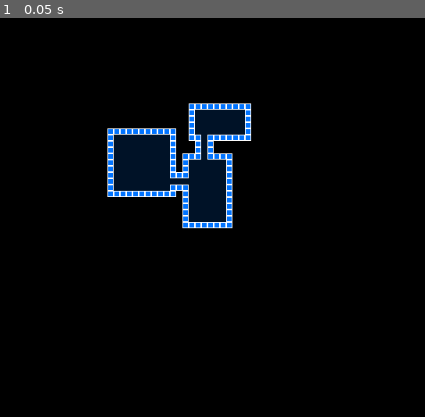
Above: before the commit, frame 1.
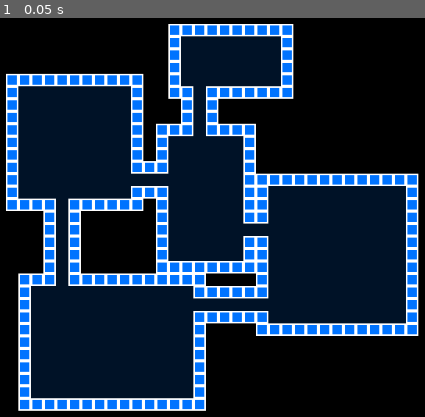
Above: after the commit, the same moment.

Repository: ollelogdahl/godotjam
Game: Godot game, scene res://Scenes/main.tscn
Two runs of this game, one before a commit and one after it. Both use one fixed random seed, a clock stepped at 60 frames per second and the inputs below.
Inputs:
- Up to frame 1 (0.05 s): no input

The runs differ from the first frame. In frame 1, 58% of the frame differs, in the area x 1-99%, y 1-99%.
Error before the commit: Invalid call to function 'new' in base 'GDScript'. Expected 0 arguments. (res://Scripts/dungeonGenerator.gd:77)

Commit message:
UGH DUNGEON

Diff:
--- a/Scenes/main.tscn
+++ b/Scenes/main.tscn
@@ -7,6 +7,7 @@
 [node name="Camera2D" type="Camera2D" parent="."]
 position = Vector2( 130, 70 )
 current = true
+zoom = Vector2( 0.5, 0.5 )
 
 [node name="world" type="Node2D" parent="."]
 
--- /dev/null
+++ b/Scenes/map.gd
@@ -0,0 +1,18 @@
+extends Node
+
+# Declare member variables here. Examples:
+# var a = 2
+# var b = "text"
+
+# Called when the node enters the scene tree for the first time.
+func _ready():
+	$dungeonGenerator.generate()
+	pass # Replace with function body.
+
+func _process(delta):
+	if Input.is_action_just_pressed("ui_accept"):
+		$dungeonGenerator.generate()
+
+# Called every frame. 'delta' is the elapsed time since the previous frame.
+#func _process(delta):
+#	pass
--- a/Scenes/map.tscn
+++ b/Scenes/map.tscn
@@ -1,8 +1,11 @@
-[gd_scene load_steps=2 format=2]
+[gd_scene load_steps=3 format=2]
 
-[ext_resource path="res://Scripts/dungeonGenerator.gd" type="Script" id=1]
+[ext_resource path="res://Scenes/map.gd" type="Script" id=1]
+[ext_resource path="res://Scripts/dungeonGenerator.gd" type="Script" id=2]
 
 [node name="map" type="Node"]
+script = ExtResource( 1 )
 
-[node name="dungeonGenerator" type="Node" parent="."]
-script = ExtResource( 1 )
+[node name="dungeonGenerator" type="Node2D" parent="."]
+z_index = 10
+script = ExtResource( 2 )
--- a/Scripts/dungeonGenerator.gd
+++ b/Scripts/dungeonGenerator.gd
@@ -1,31 +1,26 @@
-extends Node
+extends Node2D
 
 # Declare member variables here. Examples:
 # var a = 2
 # var b = "text"
 
 onready var dungeonTilesetRes = preload("res://ResourceObjects/dungeonTileset.tres")
+var dungeonRoom = preload("res://Scripts/dungeonRoomClass.gd")
 onready var parent = get_parent()
 
-var dungeonRoom = preload("res://Scripts/dungeonRoomClass.gd")
-
-var dungeonSize = 100
-var roomCount = 12
-
-var initialSize = 40
-var roomMean = 8
-var roomStdev = 4
+var roomCount = 44
+var iterations = 300
+var roomMean = 11
+var roomStdev = 2.5
+var initialSize = 10
+var spreadFactor = 0.1
 
 var rng = RandomNumberGenerator.new()
+var path = AStar.new()
 
 # Called when the node enters the scene tree for the first time.
 func _ready():
-	generate()
 	pass # Replace with function body.
-
-# Called every frame. 'delta' is the elapsed time since the previous frame.
-#func _process(delta):
-#	pass
 
 # Genererar tilemapen
 func generate():
@@ -38,7 +33,8 @@
 	var tileMap = TileMap.new()
 	tileMap.name = "floor_%X" % mapSeed
 
-	parent.call_deferred("add_child", tileMap) # temporär
+	#parent.call_deferred("add_child", tileMap) # temporär
+	parent.add_child(tileMap)
 
 	# sätter värden på tileMap
 	tileMap.cell_size = Vector2(8, 8)
@@ -52,34 +48,25 @@
 	createRoom(0, 0, 10, 10, tileMap)
 	createRoom(12, 4, 7, 11, tileMap)
 	createRoom(13, -4, 9, 5, tileMap)
+	createRoom(20, 8, 12, 12, tileMap)
+	createRoom(1, 16, 14, 10, tileMap)
 	createCorridor(10, 8, 0, 3, tileMap)
 	createCorridor(15, 4, 1, 4, tileMap)
-
-	# generera rum
-	var rooms = []
-	#for i in range(roomCount):
-	#	var x = rng.randi() % dungeonSize
-	#	var y = rng.randi() % dungeonSize
-	#
-	#	var w = rng.randi_range(minRoomInitial, maxRoomInitial)
-	#	var h = rng.randi_range(minRoomInitial, maxRoomInitial)
-	#
-	#	createRoom(x, y, w, h, tileMap)
-
-	# skapar rum
-	for i in range(roomCount):
-		var x = rng.randi() % initialSize
-		var y = rng.randi() % initialSize
-
-		var w = rng.randfn(roomMean, roomStdev)
-		var h = rng.randfn(roomMean, roomStdev)
-
-		rooms.append( dungeonRoom.new(x, y, w, h) )
-
-	# förflyttar rum utåt tills inga längre kolliderar
-	for r in range(roomCount):
-
-		pass
+	createCorridor(19, 12, 0, 2, tileMap)
+	createCorridor(4, 16, 1, 7, tileMap)
+	createCorridor(15, 18, 0, 6, tileMap)
+
+#	var rooms = generateRoomSizes() # genererar tight packade rum
+#	roomSeparation(rooms) # sprider ut rummen
+#
+#	for r in rooms:
+#		createRoom(r.x, r.y, r.w, r.h, tileMap)
+#
+#	# skapar spännande träd
+#	var graph = createMST(rooms)
+#
+#	# bygger korridorer som kopplar samman rummen enligt trädet
+#	generateCorridors(graph)
 
 func createRoom(x, y, w, h, trg):
 	# skapa väggar
@@ -107,13 +94,147 @@
 			trg.set_cell(x-1, y-i, 1) # vänster vägg
 			trg.set_cell(x+1, y-i, 1) # höger vägg
 			trg.set_cell(x  , y-i, 0) # golv
-	elif d == 2: # V
-		for i in range(l):
-			trg.set_cell(x+i, y-1, 1) # övre vägg
-			trg.set_cell(x+i, y+1, 1) # nedre vägg
-			trg.set_cell(x+i, y,   0) # golv
-	elif d == 3: # N
-		for i in range(l):
-			trg.set_cell(x+i, y-1, 1) # övre vägg
-			trg.set_cell(x+i, y+1, 1) # nedre vägg
-			trg.set_cell(x+i, y,   0) # golv
+
+func createMST(rooms):
+	# ta reda på minimala spännande träd
+	# Prims Algorithm
+	#var path = AStar.new()
+	var idFirst = path.get_available_point_id()
+	path.add_point(idFirst, Vector3(rooms[0].x, rooms[0].y, 0))
+	rooms[0].point = idFirst
+
+	for r in range(1, len(rooms)):
+		var minDist = INF
+		var minPosition
+		var position
+
+		for p1 in path.get_points():
+			var p1Position = path.get_point_position(p1)
+
+			for i in range(r, len(rooms)):
+				var p2 = rooms[i]
+
+				if p1Position.distance_to(p2.vec3()) <= minDist:
+					minDist = p1Position.distance_to(p2.vec3())
+					minPosition = p2
+					position = p1Position
+
+		var n = path.get_available_point_id()
+		path.add_point(n, minPosition.vec3())
+		path.connect_points(path.get_closest_point(position), n)
+		rooms[r].point = n
+	return path
+func roomSeparation(rooms):
+	# förflyttar rum utåt tills inga längre kolliderar
+	for i in range(roomCount):
+		for e in range(iterations):
+			for j in range(roomCount):
+				if i == j:
+					break
+
+				if rooms[i].collidesWith(rooms[j]):
+					# beräkna vektorn som pekar på j från i
+					var a = rooms[i]
+					var b = rooms[j]
+					var dx = (b.x + b.w/2) - (a.x + a.w/2)
+					var dy = (b.y + b.h/2) - (a.y + a.h/2)
+
+					# flytta rummet i motsatt riktning
+					rooms[i].x -= dx * spreadFactor
+					rooms[i].y -= dy * spreadFactor
+	var centerX = 0
+	var centerY = 0
+	for i in range(roomCount):
+		centerX += rooms[i].x
+		centerY += rooms[i].y
+	centerX /= roomCount
+	centerY /= roomCount
+
+
+	# gravitation wooow
+	gravity(rooms)
+	for i in rooms:
+		for j in rooms:
+			if i == j:
+				continue
+			# or i.vec3().distance_to(Vector3(centerX,centerY,0)) > 80
+			if i.collidesWith(j):
+				rooms.erase(j)
+
+	for r in rooms:
+		#clampa värdena till ints igen
+		r.x = int(r.x)
+		r.y = int(r.y)
+		r.w = int(r.w)
+		r.h = int(r.h)
+	return rooms
+func gravity(rooms):
+	var centerX = 0
+	var centerY = 0
+	for i in range(roomCount):
+		centerX += rooms[i].x
+		centerY += rooms[i].y
+	centerX /= roomCount
+	centerY /= roomCount
+
+
+	for i in range(roomCount):
+		var collided = false
+
+		for e in range(iterations):
+			var x_diff = rooms[i].x - centerX
+			var y_diff = rooms[i].y - centerX
+			#rooms[i].x -= (x_diff)  * 0.1
+			for j in range(roomCount):
+				if i == j:
+					continue
+
+				if rooms[i].collidesWith(rooms[j]):
+					collided = true
+					break
+			if not collided:
+				rooms[i].x -= (x_diff)  * 0.1
+				rooms[i].y -= (y_diff)  * 0.1
+
+
+			#collided = false
+			#rooms[i].y -= (y_diff)  * 0.1
+
+			#for j in range(roomCount):
+			#	if i == j:
+			#		continue
+			#
+			#	if rooms[i].collidesWith(rooms[j]):
+			#		collided = true
+			#		break
+
+			#if collided:
+			#	rooms[i].y -= (y_diff)  * -0.1
+
+func generateRoomSizes():
+	var rooms = []
+	for i in range(roomCount):
+		var x = rng.randi() % initialSize
+		var y = rng.randi() % initialSize
+
+		var w = rng.randfn(roomMean, roomStdev)
+		var h = rng.randfn(roomMean, roomStdev)
+
+		rooms.append( dungeonRoom.new(x, y, w, h) )
+
+	return rooms
+func generateCorridors(graph):
+	for p in graph.get_points():
+		for c in graph.get_point_connections(p):
+
+			pass
+
+func _process(delta):
+    update()
+func _draw():
+    if path:
+        for p in path.get_points():
+            for c in path.get_point_connections(p):
+                var pp = path.get_point_position(p)
+                var cp = path.get_point_position(c)
+                draw_line(Vector2(pp.x, pp.y)*8, Vector2(cp.x, cp.y)*8, Color(1, 0, 0, 1), 2, true)
--- a/Scripts/dungeonRoomClass.gd
+++ b/Scripts/dungeonRoomClass.gd
@@ -1,11 +1,22 @@
-class dungeonRoomClass:
-	var x
-	var y
-	var w
-	var h
+# klass för dungeonrum
 
-	func _init(_x, _y, _w, _h):
-		self.x = _x
-		self.y = _y
-		self.w = _w
-		self.h = _h
+var x
+var y
+var w
+var h
+
+var point
+
+func _init(_x, _y, _w, _h):
+	self.x = _x
+	self.y = _y
+	self.w = _w
+	self.h = _h
+
+func collidesWith(r):
+	if x < r.x + r.w and x + w > r.x and y < r.y + r.h and y + h > r.y:
+		return true
+	return false
+
+func vec3():
+	return Vector3(x, y, 0)
